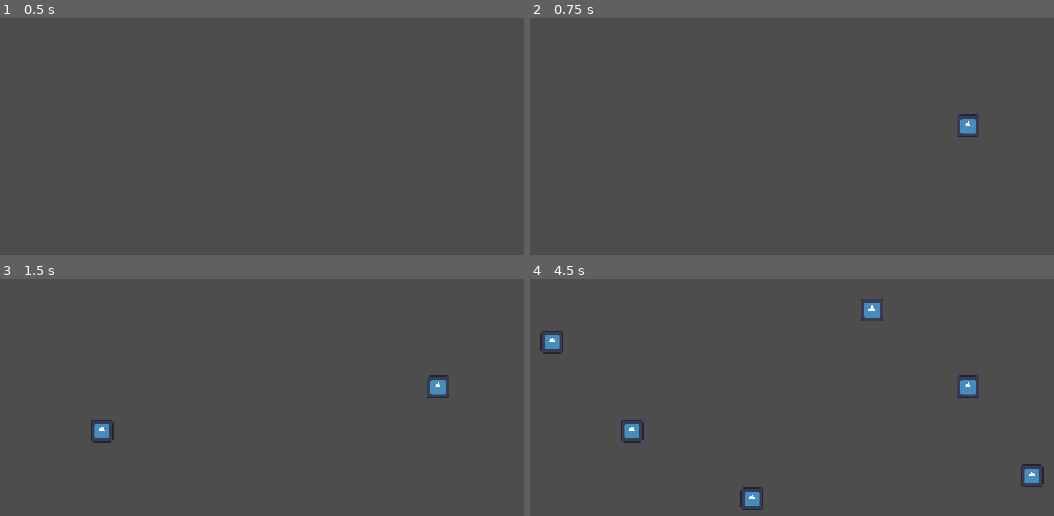
Above: before the commit, frames 1-4 (two rows, left to right).
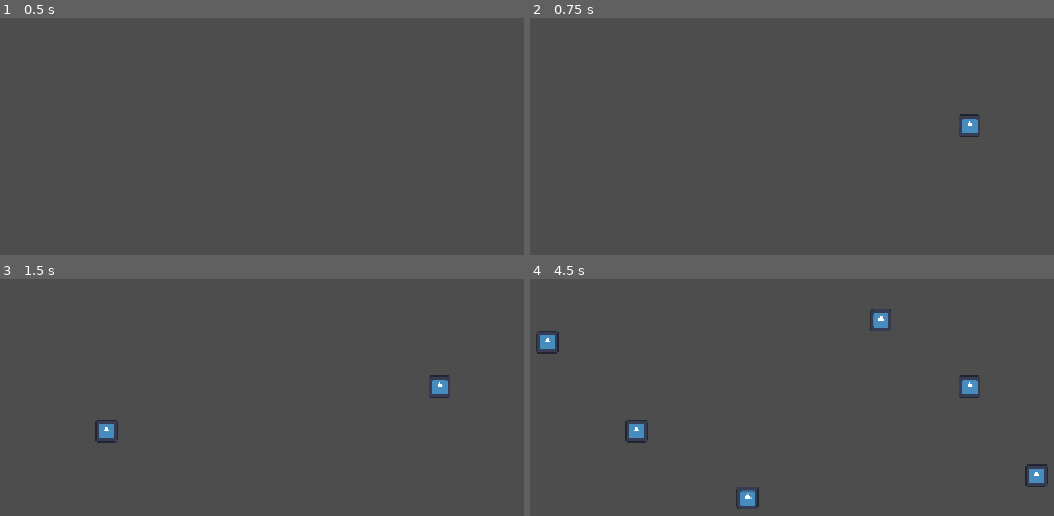
Above: after the commit, the same moments.

Repository: helladecimal/rube
Game: Godot game, scene res://scenes/editor.tscn
Two runs of this game, one before a commit and one after it. Both use one fixed random seed, a clock stepped at 60 frames per second and the inputs below. The engine's default icon, where the game draws it, is replaced by a stand-in: a white triangle on a blue panel in a dark square.
Inputs (mouse positions are in pixels of both pictures, inside the frame that each line leads up to):
- Up to frame 1 (0.5 s): no input
- Up to frame 2 (0.75 s): tap Enter at 0.5 s; move the mouse to (970, 124) at 0.52 s; hold Right from 0.53 s (still down); tap Alt at 0.6 s; click (970, 124) at 0.67 s
- Up to frame 3 (1.5 s): tap Space at 1.25 s; move the mouse to (99, 430) at 1.27 s; release Right at 1.28 s; hold Down from 1.28 s (still down); tap Shift at 1.35 s; click (99, 430) at 1.42 s
- Up to frame 4 (4.5 s): tap Enter at 2, 3.5 s; move the mouse to (870, 309) at 2.02 s; release Down at 2.03 s; hold Right 2.03-2.78 s; tap Alt at 2.1, 3.6 s; click (870, 309) at 2.17 s; tap Space at 2.75, 4.25 s; move the mouse to (750, 499) at 2.77 s; hold Up 2.78-3.53 s; tap Shift at 2.85, 4.35 s; click (750, 499) at 2.92 s; move the mouse to (1033, 475) at 3.52 s; hold Left from 3.53 s (still down); click (1033, 475) at 3.67 s; move the mouse to (550, 340) at 4.27 s; click (550, 340) at 4.42 s

Frame 1 is identical in both runs. In frame 2, less than 0.1% of the frame differs, in the area x 81-86%, y 40-51%; in frame 3, 0.3%; in frame 4, 1.3%, in the area x 1-99%, y 8-98%.

Commit message:
add snap to grid and new types

Diff:
--- a/scenes/block.gd
+++ b/scenes/block.gd
@@ -1,7 +1,7 @@
 class_name Block
 extends Area2D
 
-enum BlockType {plastic, wood}
+enum BlockType {plastic, wood, none}
 
 var textarr = [
 	"res://assets/icon.svg"
--- a/scenes/editor.gd
+++ b/scenes/editor.gd
@@ -7,16 +7,21 @@
 	pass # Replace with function body.
 
 @onready var cam: Camera2D = $Camera2D
+@export var grid = 8
+@export var selected: Block.BlockType
 var mouse_pos: Vector2 = Vector2()
 
 func place(type, pos: Vector2):
 	var block = Block.add(type)
-	block.position = pos
+	block.position = Vector2(
+		round(pos.x/grid) * grid,
+		round(pos.y/grid) * grid
+	)
 	add_child(block)
 	pass
 
-func select(block):
-	pass
+var hover_blk: Block
+var hover_type: Block.BlockType
 
 func hover(block, pos: Vector2):
 	pass
@@ -28,6 +33,13 @@
 
 func _unhandled_input(input: InputEvent) -> void:
 	if input is InputEventMouseButton:
+		if selected == Block.BlockType.none:
+			remove_child(hover_blk)
+
+		if selected != hover_type:
+			hover_blk = Block.add(selected)
+
+
 		if input.pressed == true and input.button_index == MOUSE_BUTTON_LEFT:
-			place(Block.BlockType.plastic, mouse_pos)
+			place(selected, mouse_pos)
 			print("placed")
--- a/scenes/editor.tscn
+++ b/scenes/editor.tscn
@@ -4,6 +4,7 @@
 
 [node name="Node2D" type="Node2D" unique_id=1816461076]
 script = ExtResource("1_b1cmn")
+grid = 16
 
 [node name="Camera2D" type="Camera2D" parent="." unique_id=191940169]
 zoom = Vector2(2, 2)
Not shown, added: scenes/editor.tscn181189871.tmp
